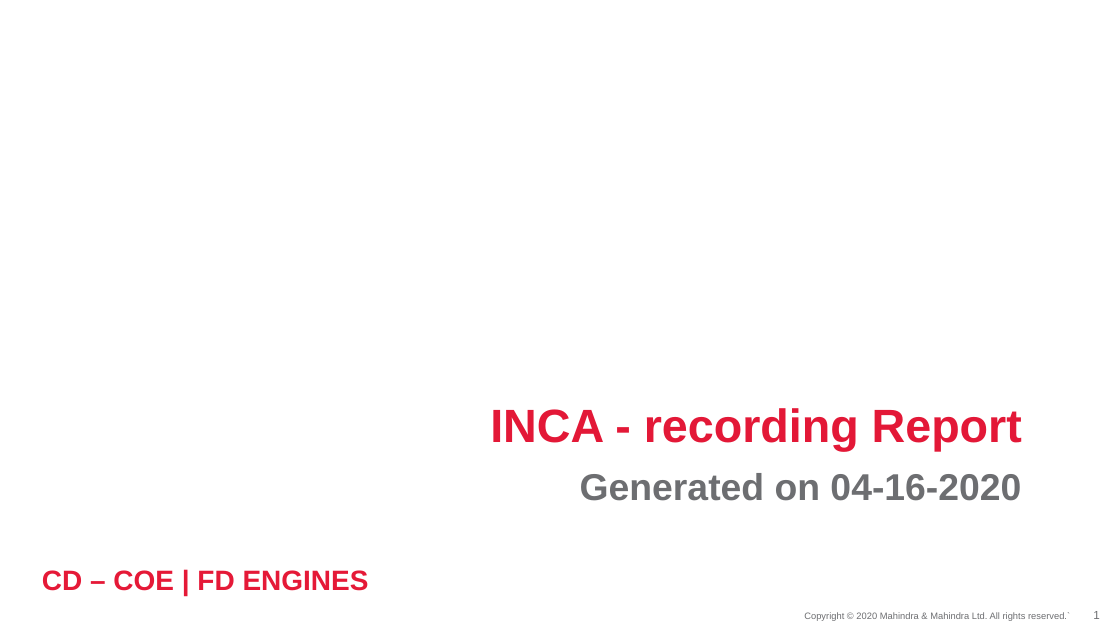
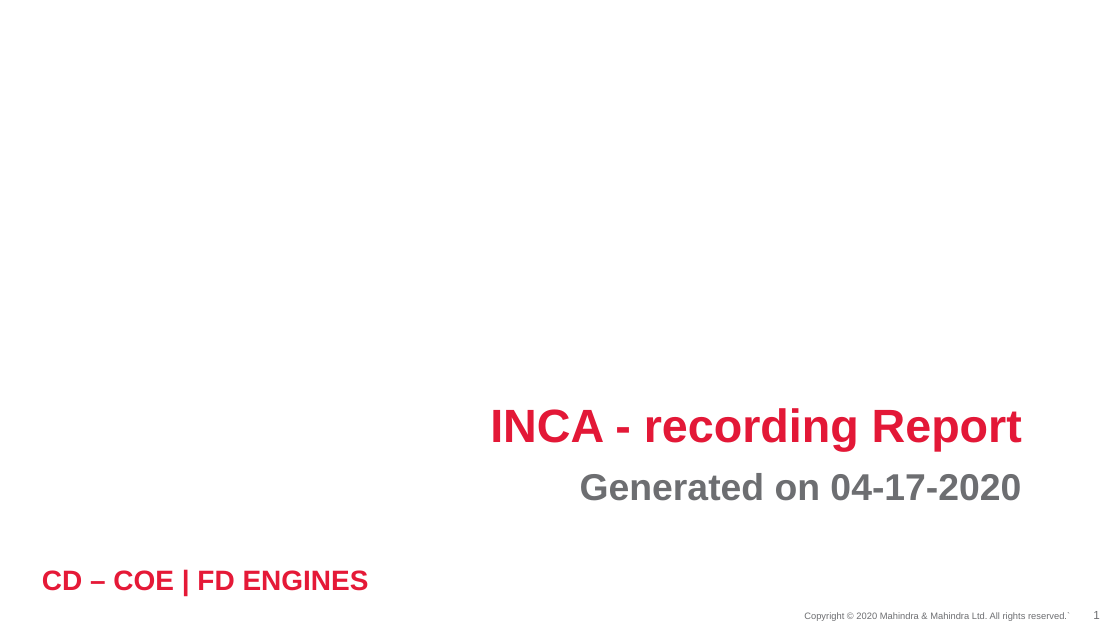
Before and after one commit to shankyholmes/auto-report-generator, a slide deck: slide 1 of test.pptx. Drawn at 1120x630 pixels with LibreOffice and Linux fonts; fonts in the diff are those of the drawing; background and template pictures are left out. Boxes give left, top, right and bottom in pixels: in the first picture for what was removed or moved away, otherwise in the second. Text is boxed around its words. In the diff, an @@ line names an element or a change of style, - is before the commit and + after.

```diff
--- a/test.pptx
+++ b/test.pptx
@@ subtitle at box(580, 473, 1021, 501): text changed @@
-Generated on 04-16-2020
+Generated on 04-17-2020
```
Also in this commit, not shown: 1 slide added, 2 slides removed, 7 other files.
